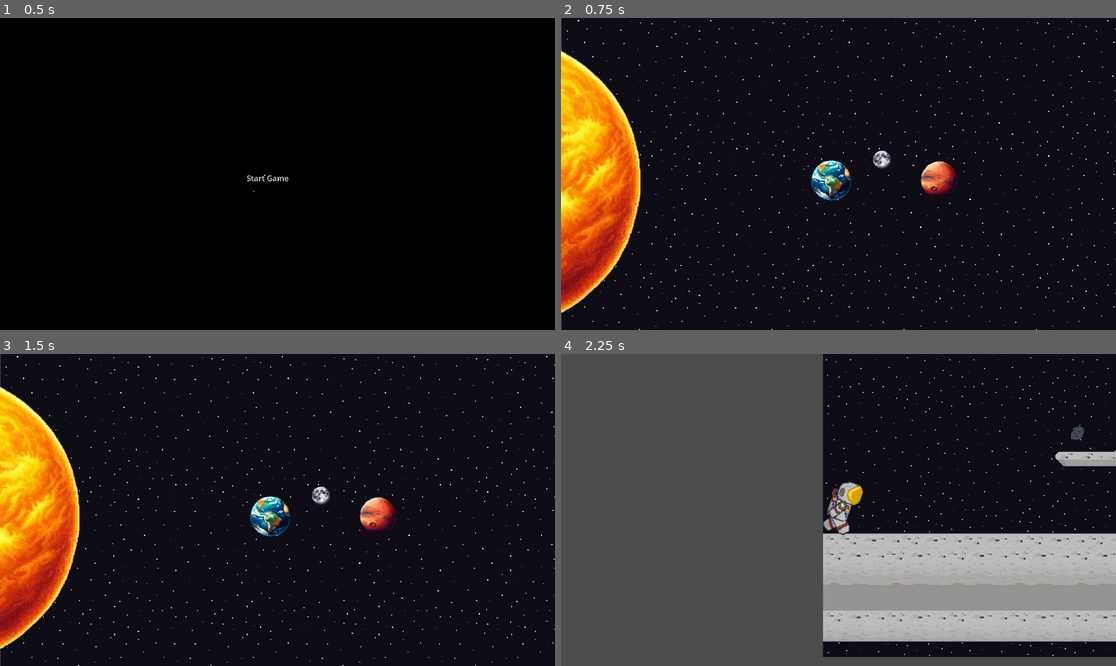
Above: before the commit, frames 1-4 (two rows, left to right).
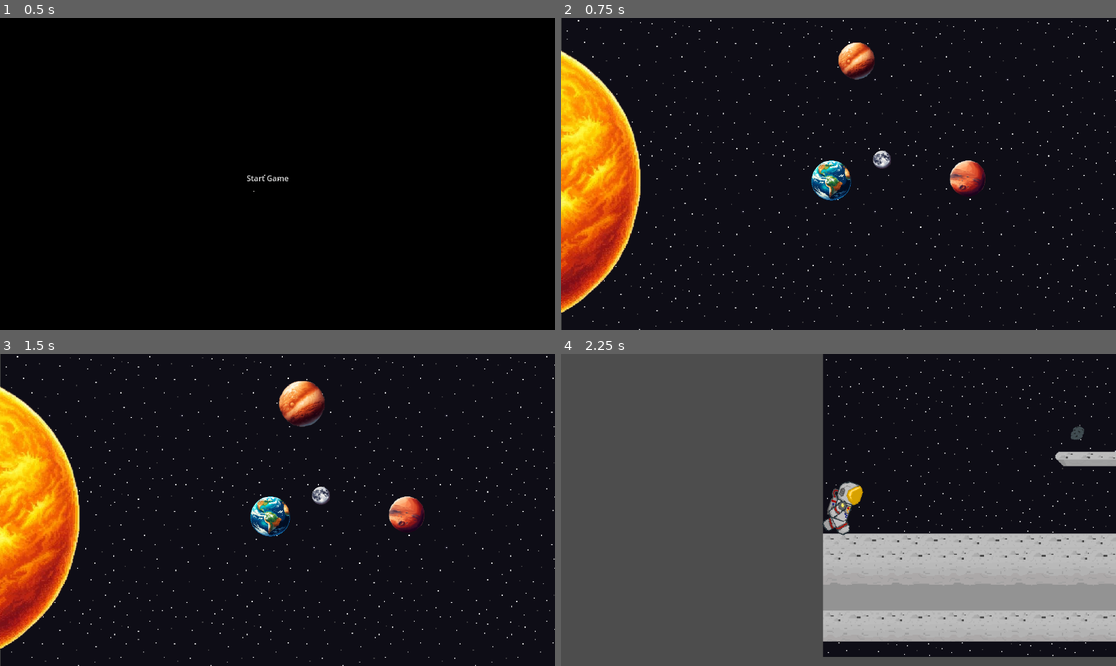
Above: after the commit, the same moments.

Repository: LucasSiqueira06/comp-graf-proj
Game: Godot game, scene res://Scenes/main_menu.tscn
The game is run twice, just before and just after one commit, with the same random seed, the same clock (stepped at 60 frames per second) and the same inputs.
Inputs (mouse positions are in pixels of both pictures, inside the frame that each line leads up to):
- Up to frame 1 (0.5 s): no input
- Up to frame 2 (0.75 s): click "Start Game" at 0.5 s
- Up to frame 3 (1.5 s): click (294, 394) at 1.27 s
- Up to frame 4 (2.25 s): click (882, 497) at 2 s

Frame 1 is identical in both runs. In frame 2, 1.6% of the frame differs, in the area x 49-77%, y 7-58%; in frame 3, 2.0%, in the area x 50-77%, y 8-58%; in frame 4, nothing differs.

Commit message:
[FEATURE] added Venus to hub

Diff:
--- a/Scenes/Hub.tscn
+++ b/Scenes/Hub.tscn
@@ -1,12 +1,13 @@
-[gd_scene load_steps=8 format=3 uid="uid://kfw54g44ur2r"]
+[gd_scene load_steps=9 format=3 uid="uid://kfw54g44ur2r"]
 
 [ext_resource type="Texture2D" uid="uid://dd7e14k3tixin" path="res://assets/planets/pixel-sun.png" id="1_gmg87"]
 [ext_resource type="PackedScene" uid="uid://3u7l6jyykbw8" path="res://Scenes/bg.tscn" id="2_lk3ll"]
 [ext_resource type="Texture2D" uid="uid://ri8fs7lx1ly" path="res://assets/planets/earth.png" id="3_auvah"]
 [ext_resource type="Texture2D" uid="uid://dbp5ovgsa6ir4" path="res://assets/planets/moon.png" id="4_6gpii"]
 [ext_resource type="Script" path="res://Scenes/MoonButton.gd" id="5_huqb8"]
-[ext_resource type="Texture2D" uid="uid://k0n4lndyy4f5" path="res://assets/planets/mars.png" id="6_iawxv"]
+[ext_resource type="Texture2D" path="res://assets/planets/mars.png" id="6_iawxv"]
 [ext_resource type="Script" path="res://Scenes/MarsButton.gd" id="7_k8h6k"]
+[ext_resource type="Texture2D" uid="uid://chmg8oigypd2" path="res://assets/planets/venus.png" id="8_r4m8n"]
 
 [node name="Hub" type="Node2D"]
 
@@ -36,10 +37,19 @@
 script = ExtResource("5_huqb8")
 
 [node name="MarsButton" type="TextureButton" parent="."]
-offset_left = 338.0
-offset_top = -16.0
-offset_right = 467.0
-offset_bottom = 113.0
+offset_left = 366.0
+offset_top = -17.0
+offset_right = 495.0
+offset_bottom = 112.0
 scale = Vector2(0.43, 0.43)
 texture_normal = ExtResource("6_iawxv")
 script = ExtResource("7_k8h6k")
+
+[node name="VenusButton" type="TextureButton" parent="."]
+offset_left = 261.0
+offset_top = -130.0
+offset_right = 389.0
+offset_bottom = -2.0
+scale = Vector2(0.4, 0.4)
+texture_normal = ExtResource("8_r4m8n")
+script = ExtResource("7_k8h6k")
Binary file added: assets/planets/venus.png
Not shown, added: assets/planets/venus.png.import
